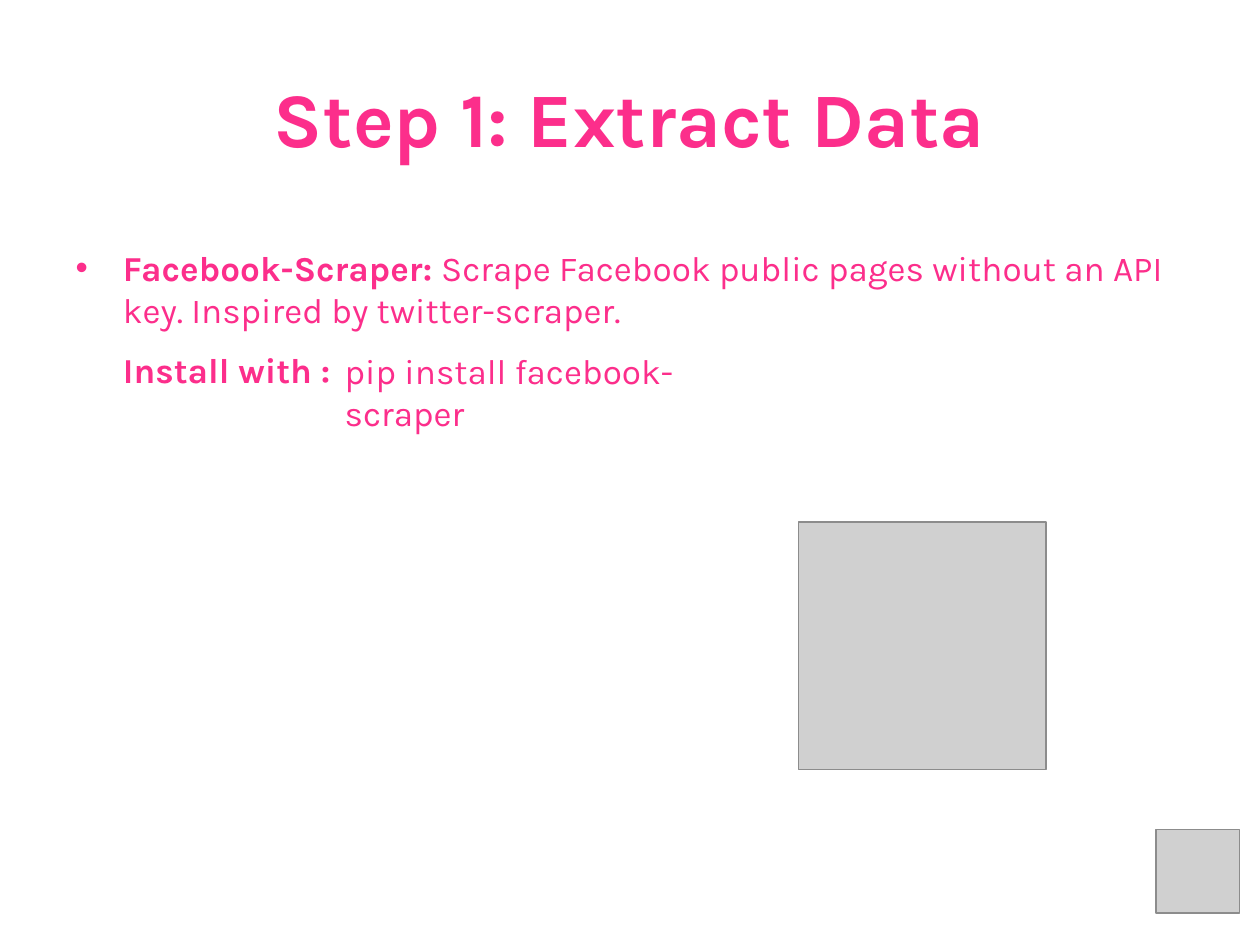
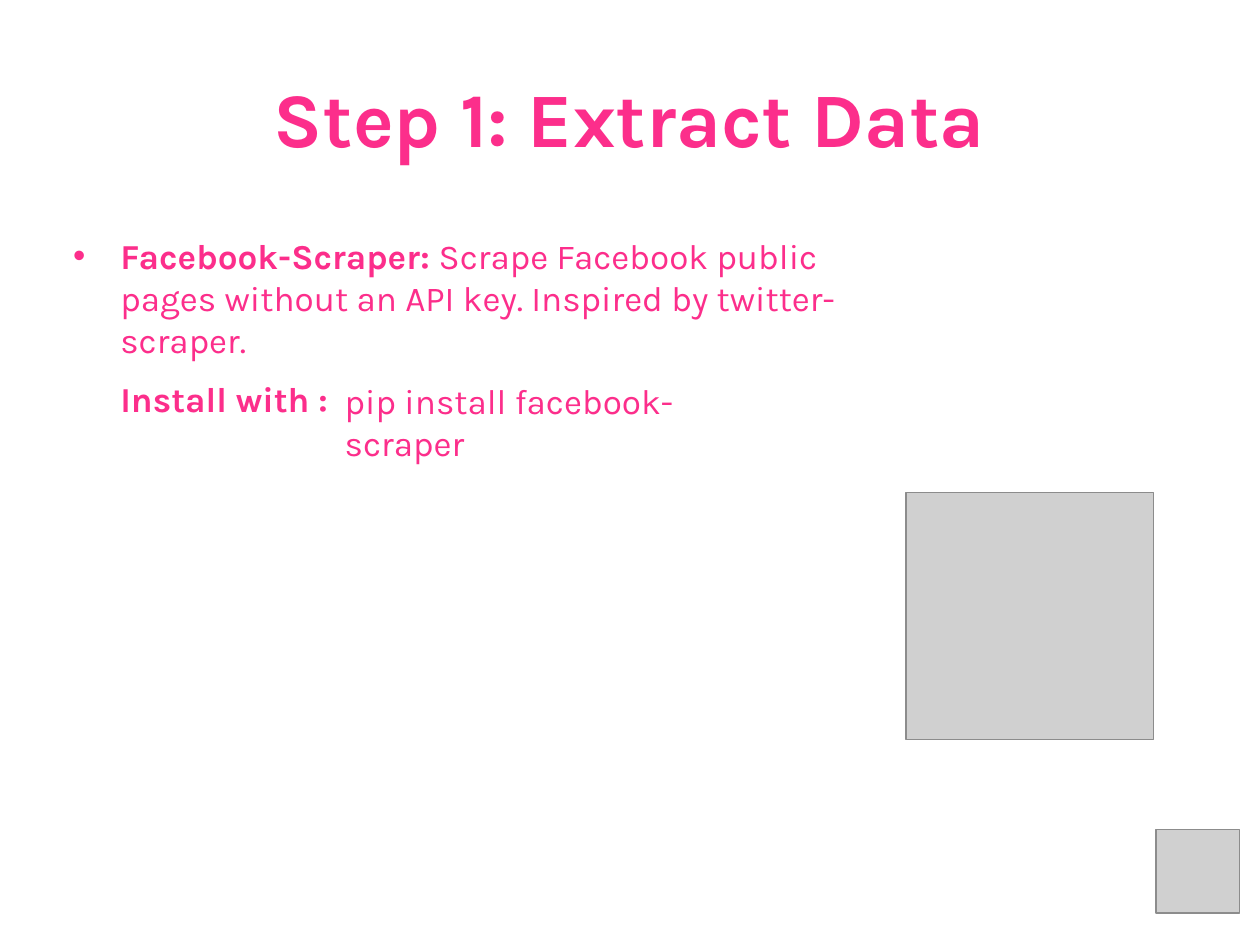
Before and after one commit to ALandazabal/Analisis-de-Sentimiento--Talk, a slide deck: slide 18 of Angelica Landazabal - PyConCo2020.pptx. Drawn at 1260x945 pixels with LibreOffice and Linux fonts; fonts in the diff are those of the drawing; grey boxes stand for pictures. Boxes give left, top, right and bottom in pixels: in the first picture for what was removed or moved away, otherwise in the second. Text is boxed around its words. In the diff, an @@ line names an element or a change of style, - is before the commit and + after.

```diff
--- a/Angelica Landazabal - PyConCo2020.pptx
+++ b/Angelica Landazabal - PyConCo2020.pptx
@@ text "Facebook-Scraper: Scrape Facebook public pages ..." rewrapped from [123, 257, 1162, 384] to [120, 245, 835, 413] @@
@@ text "pip install facebook-scraper": place and size @@
-text "pip install facebook-scraper" at [345, 360, 673, 435]
+text "pip install facebook-scraper" at [345, 390, 673, 465]
@@ picture: place and size @@
-picture at [799, 522, 1046, 769]
+picture at [906, 493, 1153, 740]
```
Also in this commit, not shown: 1 other slide changed, 6 other files.
